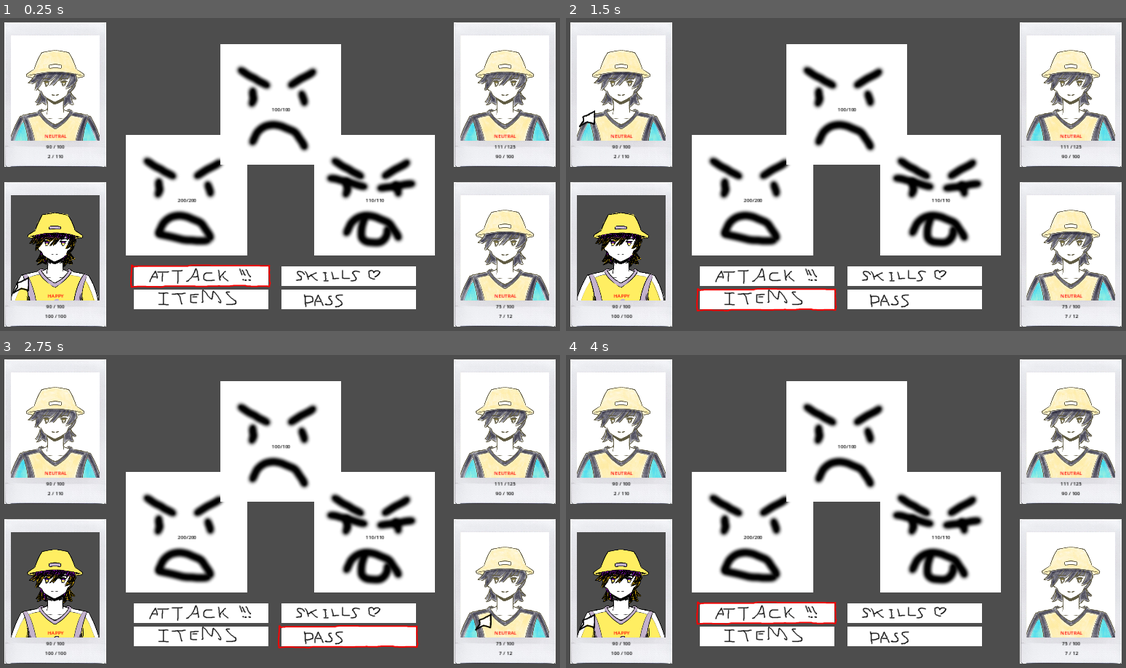
Above: before the commit, frames 1-4 (two rows, left to right).
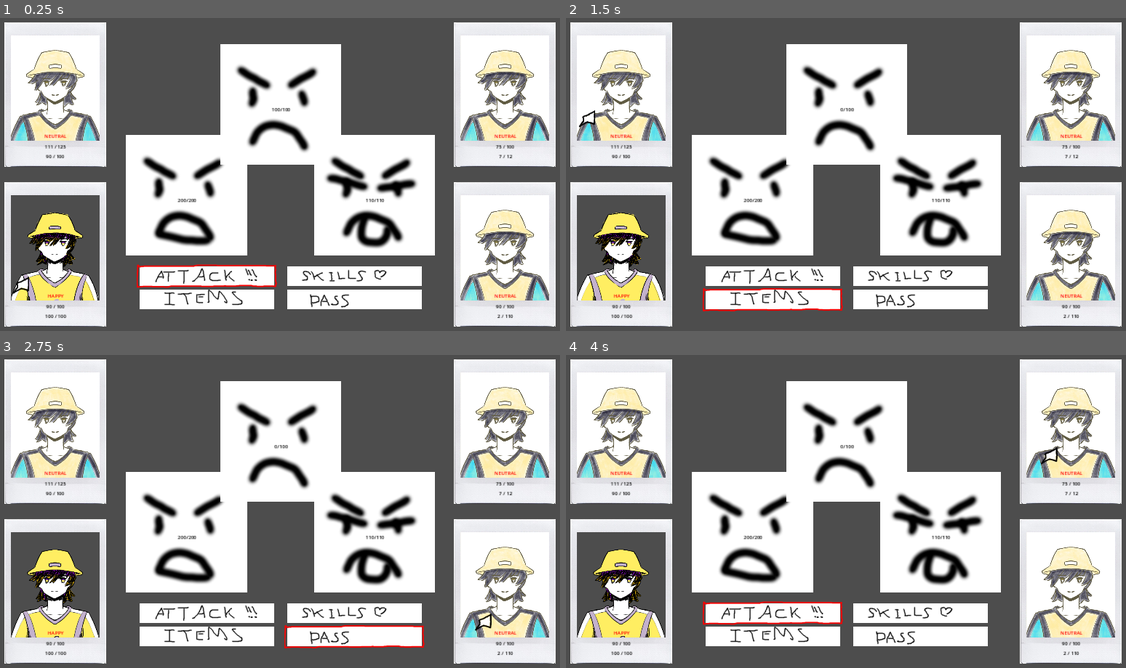
Above: after the commit, the same moments.

Repository: kaitomomotta/aquamarine-nighttimes
Game: Godot game, scene res://scenes/combat/combat_node.tscn
Two runs of this game, one before a commit and one after it. Both use one fixed random seed, a clock stepped at 60 frames per second and the inputs below.
Inputs:
- Up to frame 1 (0.25 s): no input
- Up to frame 2 (1.5 s): tap Enter (ui_accept) at 0.5, 0.6, 0.77, 1.07, 1.35 s; hold Right (ui_right) 0.53-1.28 s; hold Down (ui_down) from 1.28 s (still down)
- Up to frame 3 (2.75 s): tap Enter (ui_accept) at 1.52, 1.82, 2, 2.1 s; release Down (ui_down) at 2.03 s; hold Right (ui_right) from 2.03 s (still down)
- Up to frame 4 (4 s): release Right (ui_right) at 2.78 s; hold Up (ui_up) 2.78-3.53 s; tap Enter (ui_accept) at 2.85, 3.02, 3.32, 3.6, 3.77 s; hold Left (ui_left) from 3.53 s (still down)

The runs differ from the first frame. In frame 1, 2.7% of the frame differs, in the area x 2-99%, y 10-96%; in frame 2, 2.7%; in frame 3, 2.7%; in frame 4, 2.8%.
Error before the commit: Parse Error: Expected indented block after match pattern block. (res://scripts/Skill_Run.gd:9)

Commit message:
finished basic combat

Diff:
--- a/scenes/combat/combat_interface.tscn
+++ b/scenes/combat/combat_interface.tscn
@@ -9,12 +9,13 @@
 [ext_resource type="Texture2D" uid="uid://bnx3j2alwl4jw" path="res://assets/images/UI/CombatPassButton.png" id="8_0e7al"]
 [ext_resource type="Texture2D" uid="uid://blk4kj1l55i5f" path="res://assets/images/UI/CombatBasicPointer.png" id="9_ohyif"]
 [ext_resource type="Texture2D" uid="uid://bia5q3mjjfaf6" path="res://assets/images/UI/Pointer.png" id="10_ttd6d"]
+[ext_resource type="Texture2D" uid="uid://cs5mstr5pukir" path="res://assets/images/UI/SkillsWindow.png" id="10_yh17x"]
 
 [node name="Combat_Interface" type="Node2D"]
 script = ExtResource("1_k500p")
 
 [node name="Portrait1" type="Node2D" parent="."]
-position = Vector2(216, 796)
+position = Vector2(216, 796.04)
 
 [node name="Sprite2D" type="AnimatedSprite2D" parent="Portrait1"]
 position = Vector2(0, -19)
@@ -51,7 +52,7 @@
 horizontal_alignment = 1
 
 [node name="Portrait2" type="Node2D" parent="."]
-position = Vector2(1700, 268)
+position = Vector2(216, 268)
 
 [node name="Sprite2D" type="AnimatedSprite2D" parent="Portrait2"]
 position = Vector2(0, -19)
@@ -89,7 +90,7 @@
 horizontal_alignment = 1
 
 [node name="Portrait3" type="Node2D" parent="."]
-position = Vector2(216, 268)
+position = Vector2(1700, 796)
 
 [node name="Sprite2D" type="AnimatedSprite2D" parent="Portrait3"]
 position = Vector2(0, -19)
@@ -127,7 +128,7 @@
 horizontal_alignment = 1
 
 [node name="Portrait4" type="Node2D" parent="."]
-position = Vector2(1700, 796)
+position = Vector2(1700, 268)
 
 [node name="Sprite2D" type="AnimatedSprite2D" parent="Portrait4"]
 position = Vector2(0, -19)
@@ -206,7 +207,7 @@
 horizontal_alignment = 1
 
 [node name="CombatButtons" type="Node2D" parent="."]
-position = Vector2(940, 920)
+position = Vector2(960, 920)
 script = ExtResource("4_qbsme")
 
 [node name="BasicScreen" type="Node2D" parent="CombatButtons"]
@@ -231,8 +232,47 @@
 position = Vector2(-243, -52.5)
 texture = ExtResource("9_ohyif")
 
+[node name="SelectingAllyPointer" type="Sprite2D" parent="CombatButtons"]
+texture = ExtResource("10_ttd6d")
+
 [node name="SelectingEnemyPointer" type="Sprite2D" parent="CombatButtons"]
 texture = ExtResource("10_ttd6d")
 
+[node name="SkillScreen" type="Node2D" parent="CombatButtons"]
+
+[node name="Sprite2D" type="Sprite2D" parent="CombatButtons/SkillScreen"]
+texture = ExtResource("10_yh17x")
+
+[node name="Label0" type="Label" parent="CombatButtons/SkillScreen/Sprite2D"]
+offset_left = -440.0
+offset_top = -53.0
+offset_right = -277.0
+offset_bottom = -30.0
+text = "Text will display here"
+
+[node name="Label1" type="Label" parent="CombatButtons/SkillScreen/Sprite2D"]
+offset_left = -440.0
+offset_top = 25.0
+offset_right = -277.0
+offset_bottom = 48.0
+text = "Text will display here"
+
+[node name="Label2" type="Label" parent="CombatButtons/SkillScreen/Sprite2D"]
+offset_left = 260.0
+offset_top = -53.0
+offset_right = 423.0
+offset_bottom = -30.0
+text = "Text will display here"
+
+[node name="Label3" type="Label" parent="CombatButtons/SkillScreen/Sprite2D"]
+offset_left = 260.0
+offset_top = 25.0
+offset_right = 423.0
+offset_bottom = 48.0
+text = "Text will display here"
+
+[node name="Pointer" type="Sprite2D" parent="CombatButtons/SkillScreen"]
+texture = ExtResource("10_ttd6d")
+
 [node name="Pointer" type="Sprite2D" parent="."]
 texture = ExtResource("10_ttd6d")
--- a/scenes/main.tscn
+++ b/scenes/main.tscn
@@ -103,8 +103,13 @@
 chr_name = "Sun"
 sprite = SubResource("SpriteFrames_nsd54")
 emotion = 1
+skill0 = 1
+skill1 = 1
+skill2 = 2
+skill3 = 3
 chr_hp = 90
 chr_sp = 100
+chr_str = 100
 chr_ag = 200
 
 [node name="Meteor" type="Node" parent="Characters"]
@@ -112,24 +117,39 @@
 chr_name = "Meteor"
 chr_enum = 1
 sprite = SubResource("SpriteFrames_fp3lg")
+skill0 = 1
+skill1 = 1
+skill2 = 1
+skill3 = 1
 chr_max_hp = 125
 chr_hp = 111
 chr_sp = 90
+chr_str = 100
 
 [node name="Moon" type="Node" parent="Characters"]
 script = ExtResource("2_cf0y7")
 chr_name = "Moon"
 chr_enum = 2
 sprite = SubResource("SpriteFrames_0k0g0")
+skill0 = 2
+skill1 = 2
+skill2 = 3
+skill3 = 3
 chr_hp = 90
 chr_max_sp = 110
 chr_sp = 2
+chr_str = 100
 
 [node name="Satellite" type="Node" parent="Characters"]
 script = ExtResource("2_cf0y7")
 chr_name = "Satellite"
 chr_enum = 3
 sprite = SubResource("SpriteFrames_cxtl8")
+skill0 = 1
+skill1 = 2
+skill2 = 3
+skill3 = 2
 chr_hp = 75
 chr_max_sp = 12
 chr_sp = 7
+chr_str = 100
--- a/scripts/Skill_Run.gd
+++ b/scripts/Skill_Run.gd
@@ -1,13 +1,44 @@
 extends Node
+
+func list_targets(target: Enums.TARGET):
+	var enemies = get_parent().enemies
+	var allies = get_parent().allies
+	var res = []
+	match target:
+		Enums.TARGET.ENEMY1:
+			res.append(enemies[0])
+		Enums.TARGET.ENEMY2:
+			res.append(enemies[1])
+		Enums.TARGET.ENEMY3:
+			res.append(enemies[2])
+		Enums.TARGET.ALL_ENEMIES:
+			res.append_array(enemies)
+		Enums.TARGET.ALLY1:
+			res.append(allies[0])
+		Enums.TARGET.ALLY2:
+			res.append(allies[1])
+		Enums.TARGET.ALLY3:
+			res.append(allies[2])
+		Enums.TARGET.ALLY4:
+			res.append(allies[3])
+		Enums.TARGET.ALL_ALLIES:
+			res.append_array(allies)
+	return res
 
 func run_skill(skill : Enums.SKILLS, target : Enums.TARGET, source):
 	var attack
+	var tar = []
 	if source is Character:
 		var character = source as Character
 		attack = character.chr_str
+	var targets = list_targets(target)
 	match skill:
 		Enums.SKILLS.BASIC_ATTACK:
-			#TODO
+			for i in targets:
+				i.take_damage(attack)
+		Enums.SKILLS.HEAL:
+			for i in targets:
+				i.heal(attack)
 	return
 
 # Called when the node enters the scene tree for the first time.
--- a/scripts/character.gd
+++ b/scripts/character.gd
@@ -6,6 +6,12 @@
 @export var chr_enum : Enums.Characters
 @export var sprite : SpriteFrames
 @export var emotion : Enums.Emotions = Enums.Emotions.NEUTRAL
+
+var chr_skills : Array = []
+@export var skill0 : Enums.SKILLS
+@export var skill1 : Enums.SKILLS
+@export var skill2 : Enums.SKILLS
+@export var skill3 : Enums.SKILLS
 
 # evolution stats
 @export var chr_level : int = 1
@@ -40,6 +46,12 @@
 ## affects odds for escaping from battle
 @export var chr_lu : int
 
+func get_skills_list()->Array:
+	return chr_skills
+
+func get_selected_skills() ->Array:
+	return [skill0,skill1,skill2,skill3]
+
 func say_hi():
 	print(chr_name + " has entered the chat")
 
@@ -49,7 +61,15 @@
 
 func take_damage(amount : int):
 	chr_hp -= amount
+	if chr_hp < 0:
+		chr_hp = 0
 	print(chr_name + " took " + str(amount) + " damage, health is now " + str(chr_hp))
+
+func heal(amount : int):
+	chr_hp += amount
+	if chr_hp > chr_max_hp:
+		chr_hp = chr_max_hp
+	print(chr_name + " received " + str(amount) + " healing, health is now " + str(chr_hp))
 
 # Called when the node enters the scene tree for the first time.
 func _ready():
--- a/scripts/combat_buttons.gd
+++ b/scripts/combat_buttons.gd
@@ -10,8 +10,12 @@
 }
 var basic_screen_pointer : BASIC_SCREEN = BASIC_SCREEN.ATTACK
 
+var selecting_ally_cursor : int = 0
+
 var selecting_enemy_cursor : int = 0
 @onready var selecting_enemy_pointer : Sprite2D = $SelectingEnemyPointer
+
+var skill_pointer_index : int = 0
 
 # Called when the node enters the scene tree for the first time.
 func _ready():
@@ -30,9 +34,69 @@
 		return Vector2(960,300)
 	return Vector2(1270, 600)
 
+func get_ally_pos_from_index(index) -> Vector2:
+	match index:
+		0:
+			return Vector2(-660,-127)
+		1:
+			return Vector2(-660,-600)
+		2:
+			return Vector2(660,-127)
+	return Vector2(660,-600)
+
+func get_skill_pos_from_index(skill_index) -> Vector2:
+	match skill_index:
+		0:
+			return Vector2(-430,-40)
+		1:
+			return Vector2(-430, 40)
+		2:
+			return Vector2(430, -40)
+		3:
+			return Vector2(430, 40)
+	return Vector2(0, 0)
+
+func update_skills():
+	var active = get_parent().get_parent().active_entity as Character
+	var skills = active.get_selected_skills()
+	$SkillScreen/Sprite2D/Label0.text = Enums.skill_to_str(skills[0])
+	$SkillScreen/Sprite2D/Label1.text = Enums.skill_to_str(skills[1])
+	$SkillScreen/Sprite2D/Label2.text = Enums.skill_to_str(skills[2])
+	$SkillScreen/Sprite2D/Label3.text = Enums.skill_to_str(skills[3])
+
+var coming_from_skill = false
+
 # Called every frame. 'delta' is the elapsed time since the previous frame.
 func _process(delta):
 	var input_type = get_parent().get_parent().input_type
+
+	if input_type == Enums.COMBAT_INPUT_TYPE.SELECTING_ALLY:
+		$BasicScreen.visible = false
+		$SelectingAllyPointer.visible = true
+		$SelectingAllyPointer.position = get_ally_pos_from_index(selecting_ally_cursor)
+		#$SelectingEnemyPointer.position = get_enemy_pos_from_index(enemies,selecting_enemy_cursor) - Vector2(position)
+		if Input.is_action_just_pressed("ui_left") or Input.is_action_just_pressed("ui_right"):
+			if selecting_ally_cursor == 0 or selecting_ally_cursor == 1:
+				selecting_ally_cursor += 2
+			else:
+				selecting_ally_cursor -= 2
+		if Input.is_action_just_pressed("ui_up") or Input.is_action_just_pressed("ui_down"):
+			if selecting_ally_cursor == 0 or selecting_ally_cursor == 2:
+				selecting_ally_cursor += 1
+			else:
+				selecting_ally_cursor -= 1
+		if Input.is_action_just_pressed("ui_accept"):
+			$SelectingAllyPointer.visible = false
+			get_parent().get_parent().target = Enums.int_to_character(selecting_ally_cursor)
+			get_parent().get_parent().input_type = Enums.COMBAT_INPUT_TYPE.DIALOGUE
+		if Input.is_action_just_pressed("ui_cancel"):
+			$SelectingEnemyPointer.visible = false
+			if coming_from_skill:
+				get_parent().get_parent().input_type = Enums.COMBAT_INPUT_TYPE.SELECTING_SKILL
+			else:
+				get_parent().get_parent().input_type = Enums.COMBAT_INPUT_TYPE.BASE
+		return
+
 	if input_type == Enums.COMBAT_INPUT_TYPE.SELECTING_ENEMY:
 		$BasicScreen.visible = false
 		$SelectingEnemyPointer.visible = true
@@ -45,12 +109,45 @@
 			selecting_enemy_cursor += len(enemies) - 1
 			selecting_enemy_cursor %= len(enemies)
 		if Input.is_action_just_pressed("ui_accept"):
-			get_parent().get_parent().skill = Enums.SKILLS.BASIC_ATTACK
+			$SelectingEnemyPointer.visible = false
 			get_parent().get_parent().target = Enums.target_enemy_to_enum(selecting_enemy_cursor)
 			get_parent().get_parent().input_type = Enums.COMBAT_INPUT_TYPE.DIALOGUE
 		if Input.is_action_just_pressed("ui_cancel"):
+			$SelectingEnemyPointer.visible = false
+			if coming_from_skill:
+				get_parent().get_parent().input_type = Enums.COMBAT_INPUT_TYPE.SELECTING_SKILL
+			else:
+				get_parent().get_parent().input_type = Enums.COMBAT_INPUT_TYPE.BASE
+		return
+
+	if input_type == Enums.COMBAT_INPUT_TYPE.SELECTING_SKILL:
+		$BasicScreen.visible = false
+		$SkillScreen.visible = true
+		$SkillScreen/Pointer.position = get_skill_pos_from_index(skill_pointer_index)
+		if Input.is_action_just_pressed("ui_accept"):
+			$SkillScreen.visible = false
+			coming_from_skill = true
+			var active = get_parent().get_parent().active_entity as Character
+			var skills = active.get_selected_skills()
+			get_parent().get_parent().skill = skills[skill_pointer_index]
+			var type = Enums.skill_selecting_type(skills[skill_pointer_index])
+			if type == 0:
+				get_parent().get_parent().input_type = Enums.COMBAT_INPUT_TYPE.SELECTING_ENEMY
+			else:
+				get_parent().get_parent().input_type = Enums.COMBAT_INPUT_TYPE.SELECTING_ALLY
+		if Input.is_action_just_pressed("ui_left") or Input.is_action_just_pressed("ui_right"):
+			if skill_pointer_index == 0 or skill_pointer_index == 1:
+				skill_pointer_index += 2
+			else:
+				skill_pointer_index -= 2
+		if Input.is_action_just_pressed("ui_up") or Input.is_action_just_pressed("ui_down"):
+			if skill_pointer_index == 0 or skill_pointer_index == 2:
+				skill_pointer_index += 1
+			else:
+				skill_pointer_index -= 1
+		if Input.is_action_just_pressed("ui_cancel"):
 			get_parent().get_parent().input_type = Enums.COMBAT_INPUT_TYPE.BASE
-		return
+
 
 	if input_type == Enums.COMBAT_INPUT_TYPE.DIALOGUE:
 		var target = get_parent().get_parent().target
@@ -59,12 +156,15 @@
 		get_parent().get_parent().input_type = Enums.COMBAT_INPUT_TYPE.FINISHED
 
 	if input_type == Enums.COMBAT_INPUT_TYPE.BASE:
+		$SkillScreen.visible = false
 		$BasicScreen.visible = true
 		$SelectingEnemyPointer.visible = false
+		$SelectingAllyPointer.visible = false
 		match basic_screen_pointer:
 			BASIC_SCREEN.PASS:
 				if Input.is_action_just_pressed("ui_accept"):
 					# end turn because user chose to pass
+					skill_pointer_index = 0
 					get_parent().get_parent().input_type = Enums.COMBAT_INPUT_TYPE.FINISHED
 				if Input.is_action_just_pressed("ui_left") or Input.is_action_just_pressed("ui_right"):
 					basic_screen_pointer = BASIC_SCREEN.ITEMS
@@ -74,6 +174,8 @@
 					$BasicScreen/Pointer.position = $BasicScreen/Skills.position
 			BASIC_SCREEN.ATTACK:
 				if Input.is_action_just_pressed("ui_accept"):
+					coming_from_skill = false
+					get_parent().get_parent().skill = Enums.SKILLS.BASIC_ATTACK
 					get_parent().get_parent().input_type = Enums.COMBAT_INPUT_TYPE.SELECTING_ENEMY
 					pass
 				if Input.is_action_just_pressed("ui_left") or Input.is_action_just_pressed("ui_right"):
@@ -84,7 +186,8 @@
 					$BasicScreen/Pointer.position = $BasicScreen/Items.position
 			BASIC_SCREEN.SKILLS:
 				if Input.is_action_just_pressed("ui_accept"):
-					# TODO
+					get_parent().get_parent().input_type = Enums.COMBAT_INPUT_TYPE.SELECTING_SKILL
+					update_skills()
 					pass
 				if Input.is_action_just_pressed("ui_left") or Input.is_action_just_pressed("ui_right"):
 					basic_screen_pointer = BASIC_SCREEN.ATTACK
--- a/scripts/combat_interface.gd
+++ b/scripts/combat_interface.gd
@@ -24,7 +24,6 @@
 		$Enemies/Enemy1.position = Vector2(650,600)
 		$Enemies/Enemy2.position = Vector2(960,300)
 		$Enemies/Enemy3.position = Vector2(1270, 600)
-
 
 func update_pointer_position(active_entity):
 	if active_entity is Character:
--- a/scripts/combat_node.gd
+++ b/scripts/combat_node.gd
@@ -129,6 +129,8 @@
 				return
 			Enums.COMBAT_INPUT_TYPE.DIALOGUE:
 				# TODO
+				$Skill_Run.run_skill(skill, target, active_entity)
+				input_type = Enums.COMBAT_INPUT_TYPE.FINISHED
 				return
 			Enums.COMBAT_INPUT_TYPE.SELECTING_SKILL:
 				# TODO
@@ -139,6 +141,9 @@
 					target = Enums.TARGET.NONE
 					return
 				# TODO there is someone selected, perform the action
+				$Skill_Run.run_skill(skill, target, active_entity)
+				print("aaa")
+				input_type = Enums.COMBAT_INPUT_TYPE.FINISHED
 				return
 			Enums.COMBAT_INPUT_TYPE.SELECTING_ALLY:
 				# check for none or wrong input
@@ -150,6 +155,7 @@
 			Enums.COMBAT_INPUT_TYPE.FINISHED:
 				next_turn()
 				input_type = Enums.COMBAT_INPUT_TYPE.BASE
+				target = Enums.TARGET.NONE
 				return
 		return
 	print("combat is finished")
--- a/scripts/enemy.gd
+++ b/scripts/enemy.gd
@@ -45,7 +45,15 @@
 
 func take_damage(amount : int):
 	ene_hp -= amount
+	if ene_hp < 0:
+		ene_hp = 0
 	print(ene_name + " took " + str(amount) + " damage, health is now " + str(ene_hp))
+
+func heal(amount : int):
+	ene_hp += amount
+	if ene_hp > ene_max_hp:
+		ene_hp = ene_max_hp
+	print(ene_name + " received " + str(amount) + " healing, health is now " + str(ene_hp))
 
 # Called when the node enters the scene tree for the first time.
 func _ready():
--- a/scripts/enums.gd
+++ b/scripts/enums.gd
@@ -6,6 +6,19 @@
 	MOON = 2,
 	SATELLITE = 3
 }
+
+func int_to_character(ch : int) -> TARGET:
+	match ch:
+		0:
+			return TARGET.ALLY1
+		1:
+			return TARGET.ALLY2
+		2:
+			return TARGET.ALLY3
+		3:
+			return TARGET.ALLY4
+	return TARGET.ALL_ALLIES
+
 
 enum Emotions {
 	NEUTRAL = 0,
@@ -67,4 +80,29 @@
 enum SKILLS {
 	NONE = 0,
 	BASIC_ATTACK,
+	HEAL,
+	MAKE_HAPPY,
 }
+
+func skill_to_str(skill: SKILLS) -> String:
+	match skill:
+		SKILLS.BASIC_ATTACK:
+			return "Basic Attack"
+		SKILLS.HEAL:
+			return "Heal"
+		SKILLS.MAKE_HAPPY:
+			return "Make Happy"
+	return "None"
+
+## returns 0 if we need to target an enemy,
+## returns 1 if we need to target an ally
+## returns 2 if both are ok
+func skill_selecting_type(skill: SKILLS) -> int:
+	match skill:
+		SKILLS.BASIC_ATTACK:
+			return 0
+		SKILLS.HEAL:
+			return 1
+		SKILLS.MAKE_HAPPY:
+			return 2
+	return 2
Binary file added: assets/images/UI/SkillsWindow.png
Not shown, added: assets/images/UI/SkillsWindow.png.import
Not shown: 1 places in scenes/combat/combat_interface.tscn that only renumber resources
